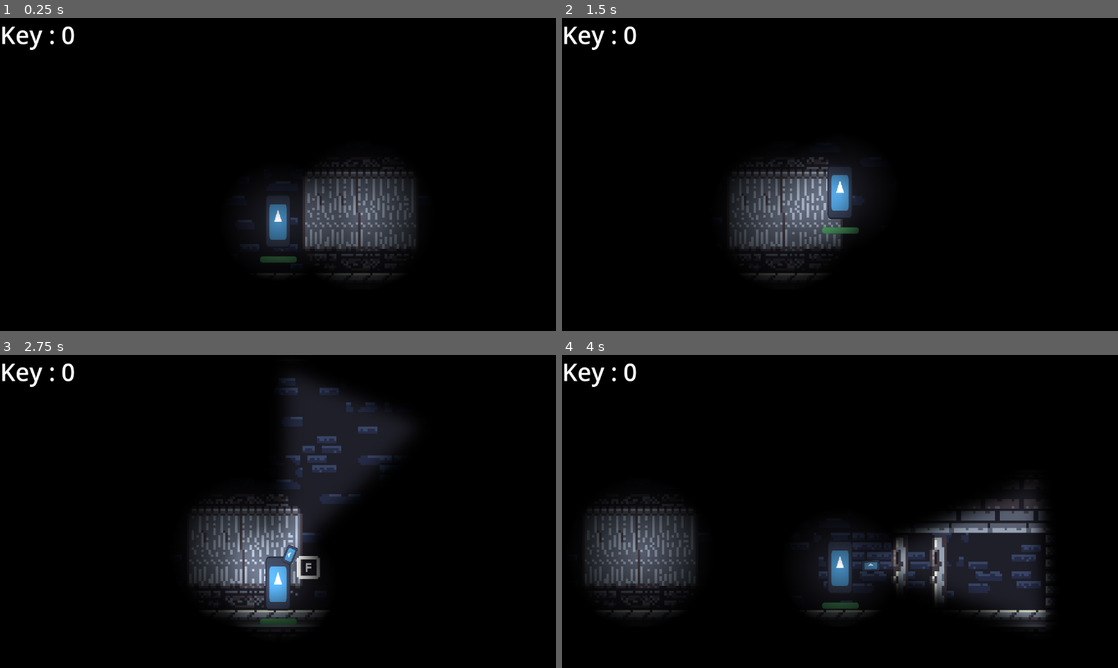
Above: before the commit, frames 1-4 (two rows, left to right).
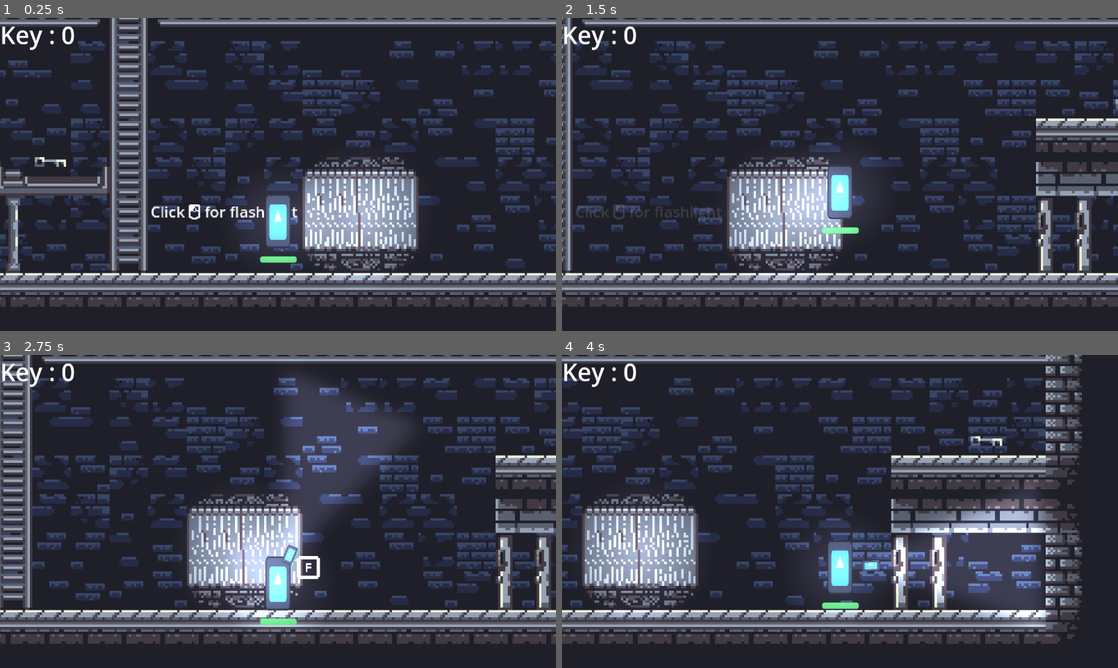
Above: after the commit, the same moments.

Repository: CorpsThese/Thunder-on-the-lighthouse
Game: Godot game, scene res://scenes/tutorial.tscn
Same seed, same stepped clock (60 frames per second), same inputs: the game is played once before the commit and once after it. The engine's default icon, where the game draws it, is replaced by a stand-in: a white triangle on a blue panel in a dark square. Sound files missing from this copy of the repository are replaced by a short silence.
Inputs (mouse positions are in pixels of both pictures, inside the frame that each line leads up to):
- Up to frame 1 (0.25 s): no input
- Up to frame 2 (1.5 s): move the mouse to (962, 158) at 0.52 s; hold D (move_right) from 0.53 s (still down); click (962, 158) at 0.6 s; tap Space (jump) at 0.77 s; move the mouse to (728, 190) at 1.27 s; click (728, 190) at 1.35 s
- Up to frame 3 (2.75 s): tap Space (jump) at 1.52 s; move the mouse to (333, 442) at 2.02 s; release D (move_right) at 2.03 s; hold A (move_left) from 2.03 s (still down); tap F (interact) at 2.1 s; click (333, 442) at 2.3 s
- Up to frame 4 (4 s): move the mouse to (812, 574) at 2.77 s; release A (move_left) at 2.78 s; hold D (move_right) from 2.78 s (still down); click (812, 574) at 2.85 s; tap Space (jump) at 3.02, 3.77 s; move the mouse to (1006, 558) at 3.52 s; click (1006, 558) at 3.6 s

The runs differ from the first frame. In frame 1, 100% of the frame differs, in the area x 0-100%, y 0-100%; in frame 2, 100%; in frame 3, 100%; in frame 4, 100%.

Commit message:
flashlight tip

Diff:
--- /dev/null
+++ b/scenes/flashlight_tip.gd
@@ -0,0 +1,10 @@
+extends Label
+
+var used := false
+
+func _on_child_flashlight_used() -> void:
+	if used:
+		return
+
+	$AnimationPlayer.play("fadeout")
+	used = true
--- a/scenes/tutorial.tscn
+++ b/scenes/tutorial.tscn
@@ -8,6 +8,8 @@
 [ext_resource type="PackedScene" uid="uid://b75oemjfxvwkj" path="res://scenes/volume_slider.tscn" id="6_n0ra0"]
 [ext_resource type="PackedScene" uid="uid://0d2mdm6qwo1t" path="res://scenes/door.tscn" id="6_v7ot6"]
 [ext_resource type="PackedScene" uid="uid://dwvrpe4k8x7cg" path="res://scenes/key.tscn" id="7_lh78b"]
+[ext_resource type="Texture2D" uid="uid://bumwesb1lkm" path="res://ressources/textures/tile_0077.png" id="8_61tsg"]
+[ext_resource type="Script" path="res://scenes/flashlight_tip.gd" id="8_lm2wr"]
 [ext_resource type="AudioStream" uid="uid://7t4s4lwp0qyi" path="res://ressources/audio/onesoundtorulethemall__thunder15.wav" id="9_yuavh"]
 [ext_resource type="AudioStream" uid="uid://dfile7s7lem0k" path="res://ressources/audio/pnmcarrierailfan__thunder-claps-single-clap-02.wav" id="10_36yj2"]
 [ext_resource type="AudioStream" uid="uid://b5udcelwcwbhs" path="res://ressources/audio/bastipictures__rain-against-window.mp3" id="11_tjr0p"]
@@ -776,6 +778,42 @@
 
 [sub_resource type="RectangleShape2D" id="RectangleShape2D_bxn1u"]
 
+[sub_resource type="Animation" id="Animation_ya3hn"]
+resource_name = "fadeout"
+tracks/0/type = "value"
+tracks/0/imported = false
+tracks/0/enabled = true
+tracks/0/path = NodePath(".:modulate")
+tracks/0/interp = 1
+tracks/0/loop_wrap = true
+tracks/0/keys = {
+"times": PackedFloat32Array(0, 1),
+"transitions": PackedFloat32Array(1, 1),
+"update": 0,
+"values": [Color(1, 1, 1, 1), Color(1, 1, 1, 0)]
+}
+
+[sub_resource type="Animation" id="Animation_lgu20"]
+length = 0.001
+tracks/0/type = "value"
+tracks/0/imported = false
+tracks/0/enabled = true
+tracks/0/path = NodePath(".:modulate")
+tracks/0/interp = 1
+tracks/0/loop_wrap = true
+tracks/0/keys = {
+"times": PackedFloat32Array(0),
+"transitions": PackedFloat32Array(1),
+"update": 0,
+"values": [Color(1, 1, 1, 1)]
+}
+
+[sub_resource type="AnimationLibrary" id="AnimationLibrary_3boht"]
+_data = {
+"RESET": SubResource("Animation_lgu20"),
+"fadeout": SubResource("Animation_ya3hn")
+}
+
 [sub_resource type="AudioStreamRandomizer" id="AudioStreamRandomizer_br5h4"]
 playback_mode = 1
 random_pitch = 3.0
@@ -903,6 +941,7 @@
 scale = Vector2(5, 5)
 
 [node name="Darkness" type="CanvasModulate" parent="Level"]
+visible = false
 color = Color(0, 0, 0, 1)
 
 [node name="Background" type="TileMapLayer" parent="Level"]
@@ -935,6 +974,25 @@
 
 [node name="Key2" parent="Level" instance=ExtResource("7_lh78b")]
 position = Vector2(320, 112)
+
+[node name="FlashlightTip" type="Label" parent="Level"]
+offset_left = 96.8
+offset_top = 162.2
+offset_right = 256.8
+offset_bottom = 185.2
+scale = Vector2(0.392, 0.392)
+text = "Click     for flashlight"
+script = ExtResource("8_lm2wr")
+
+[node name="Tile0077" type="Sprite2D" parent="Level/FlashlightTip"]
+position = Vector2(46.4, 12)
+scale = Vector2(1, 1)
+texture = ExtResource("8_61tsg")
+
+[node name="AnimationPlayer" type="AnimationPlayer" parent="Level/FlashlightTip"]
+libraries = {
+"": SubResource("AnimationLibrary_3boht")
+}
 
 [node name="GameUI" type="CanvasLayer" parent="."]
 
@@ -1149,6 +1207,7 @@
 }
 
 [connection signal="courage_depleted" from="Child" to="." method="_on_child_courage_depleted"]
+[connection signal="flashlight_used" from="Child" to="Level/FlashlightTip" method="_on_child_flashlight_used"]
 [connection signal="key_updated" from="Child" to="." method="_on_child_key_updated"]
 [connection signal="timeout" from="ShadowSpawnTimer" to="." method="_on_shadow_spawn_timer_timeout"]
 [connection signal="window_opened" from="Level/Window" to="." method="_on_window_window_opened"]
--- a/scripts/child.gd
+++ b/scripts/child.gd
@@ -21,6 +21,8 @@
 @onready var key_detector: Area2D = %KeyDetector
 signal key_updated
 var key_counter := 0
+
+signal flashlight_used
 
 func _physics_process(delta: float) -> void:
 
@@ -66,6 +68,7 @@
 
 	#Turn on/off the flashlight
 	if Input.is_action_just_pressed("flashlight"):
+		emit_signal("flashlight_used")
 		$Flashlight/FlashlightAudio.play()
 		flashlight.visible = !flashlight.visible
 		$Flashlight/TorchlightLight/CollisionPolygon2D.disabled = !$Flashlight/TorchlightLight/CollisionPolygon2D.disabled
Binary file added: ressources/textures/tile_0077.png
Not shown, added: ressources/textures/tile_0077.png.import
Not shown: 1 places in scenes/tutorial.tscn that only renumber resources
